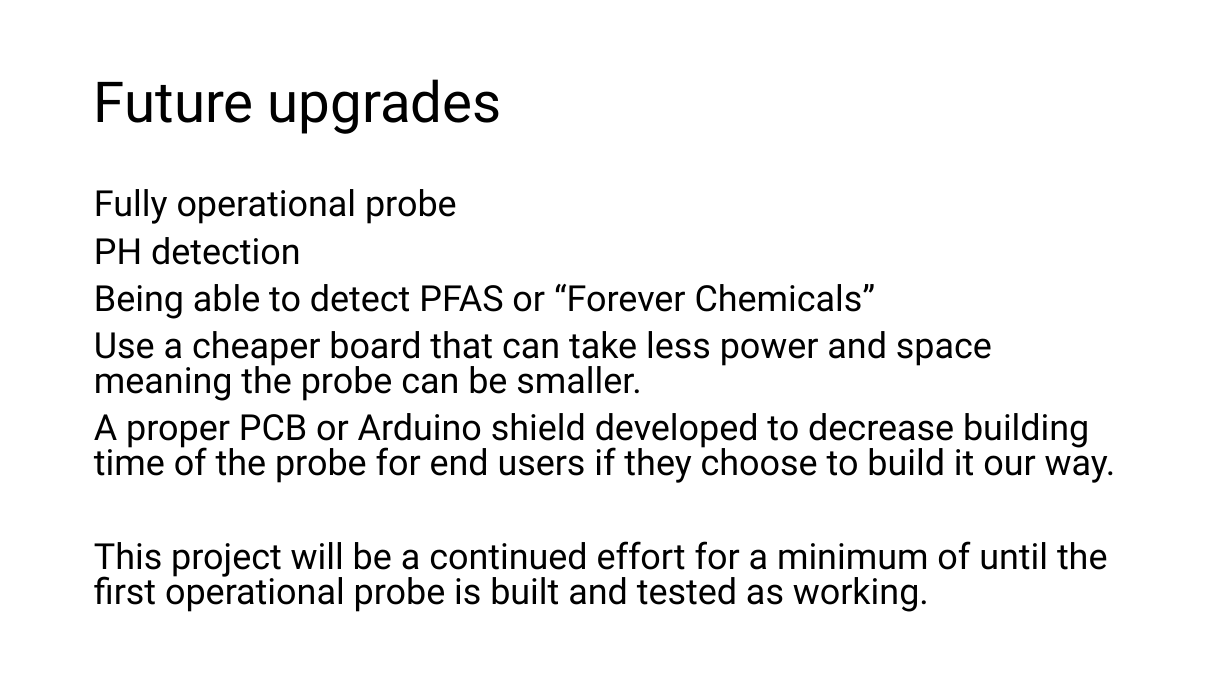
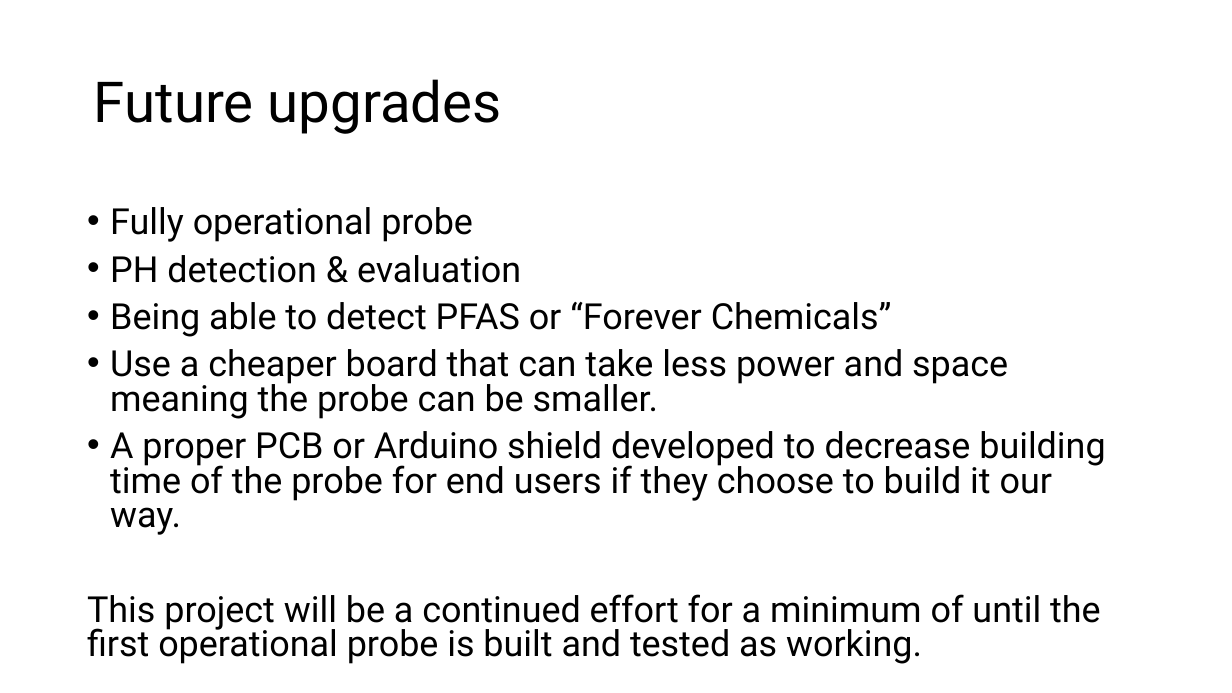
Before and after one commit to theneofan/SWQS_Version_Control, a slide deck: slide 34 of PowerPoint/SWQSPowerpoint.pptx (slide 31 before the commit). Drawn at 1232x693 pixels with LibreOffice and Linux fonts; fonts in the diff are those of the drawing. Boxes give left, top, right and bottom in pixels: in the first picture for what was removed or moved away, otherwise in the second. Text is boxed around its words. In the diff, an @@ line names an element or a change of style, - is before the commit and + after.

```diff
--- a/PowerPoint/SWQSPowerpoint.pptx
+++ b/PowerPoint/SWQSPowerpoint.pptx
@@ text "Fully operational probe" moved from (x1=94, y1=189, x2=1116, y2=612) to (x1=87, y1=207, x2=1105, y2=664) @@
@@ text at (x1=110, y1=207, x2=1105, y2=535): bullet none to • @@
@@ text at (x1=110, y1=255, x2=521, y2=283): text changed @@
-PH detection
+• PH detection & evaluation
```
Also in this commit, not shown: 4 other slides changed, 5 slides added, 2 slides removed.
